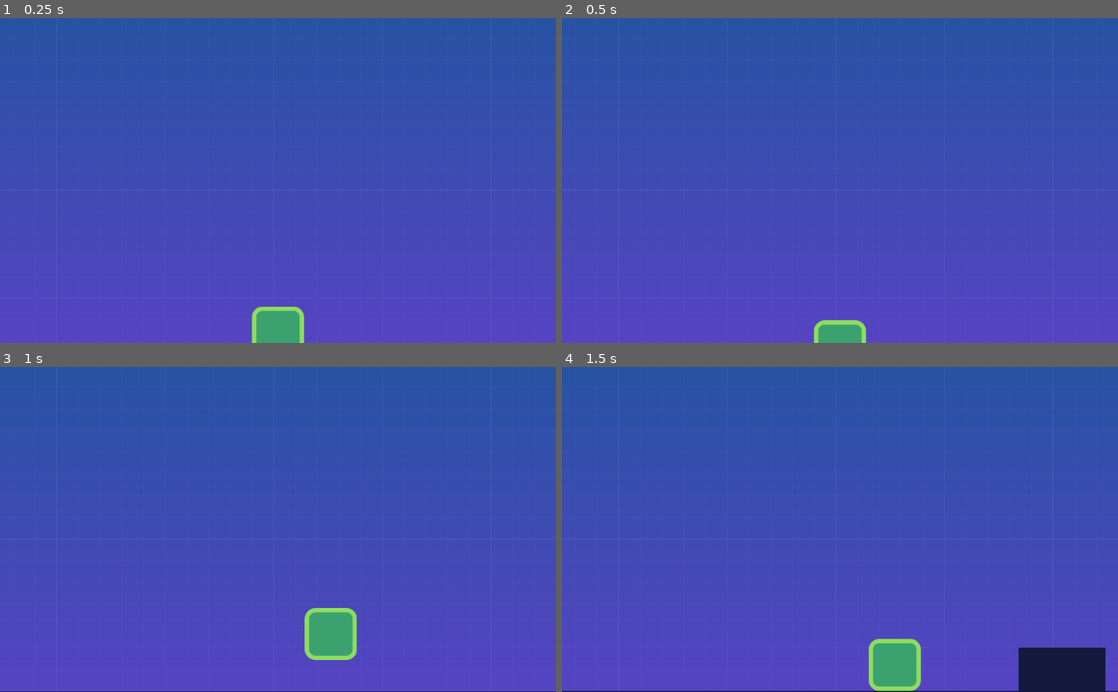
Above: before the commit, frames 1-4 (two rows, left to right).
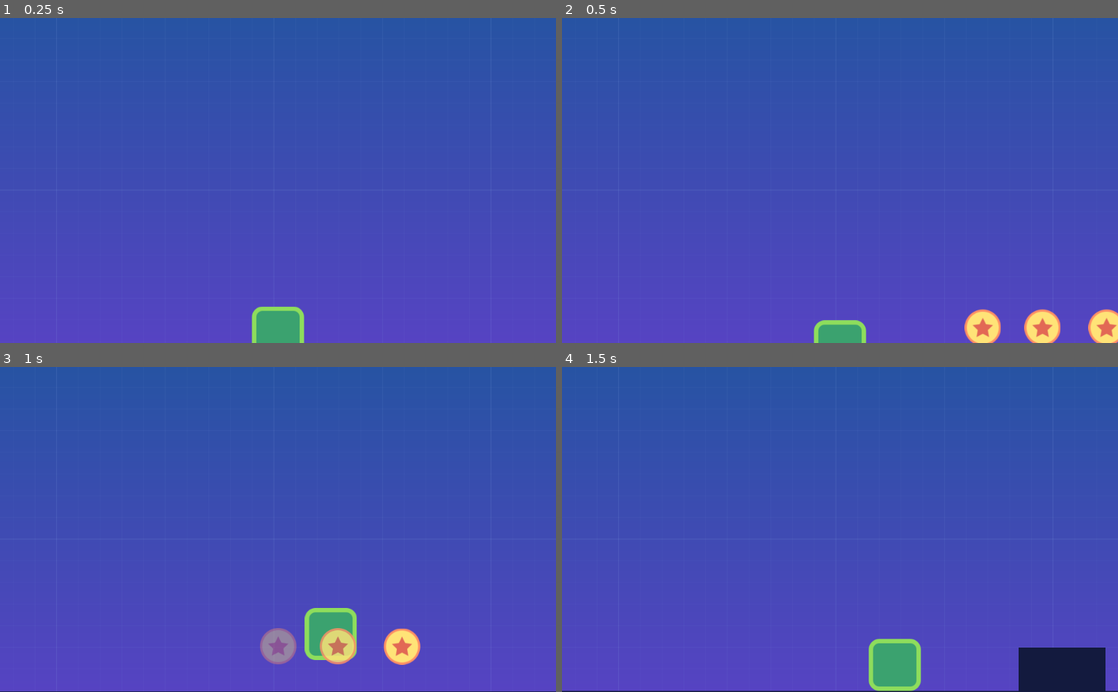
Above: after the commit, the same moments.

Repository: karliesanders/Platformer2
Game: Godot game, scene res://src/LevelTemp.tscn
Two runs of this game, one before a commit and one after it. Both use one fixed random seed, a clock stepped at 60 frames per second and the inputs below. This scene is started directly instead of the project's main scene.
Inputs:
- Up to frame 1 (0.25 s): no input
- Up to frame 2 (0.5 s): no input
- Up to frame 3 (1 s): hold Right (move_right) from 0.53 s (still down); tap Up (jump) at 0.77 s
- Up to frame 4 (1.5 s): keep holding Right (move_right)

Frame 1 is identical in both runs. In frame 2, 1.6% of the frame differs, in the area x 72-100%, y 89-100%; in frame 3, 1.8%, in the area x 46-76%, y 80-92%; in frame 4, nothing differs.

Commit message:
coin animation working

Diff:
--- a/src/LevelTemp.tscn
+++ b/src/LevelTemp.tscn
@@ -1,9 +1,10 @@
-[gd_scene load_steps=7 format=2]
+[gd_scene load_steps=8 format=2]
 
 [ext_resource path="res://start-assets/tileset.png" type="Texture" id=1]
 [ext_resource path="res://src/Actors/Enemy.tscn" type="PackedScene" id=2]
 [ext_resource path="res://src/Actors/Player.tscn" type="PackedScene" id=3]
 [ext_resource path="res://start-assets/background.png" type="Texture" id=4]
+[ext_resource path="res://src/Objects/coin.tscn" type="PackedScene" id=5]
 
 [sub_resource type="ConvexPolygonShape2D" id=1]
 points = PoolVector2Array( 0, 0, 80, 0, 80, 80, 0, 80 )
@@ -70,4 +71,13 @@
 [node name="Camera2D" parent="Player" index="2"]
 limit_right = 4562
 
+[node name="Coin" parent="." instance=ExtResource( 5 )]
+position = Vector2( 1275, 966 )
+
+[node name="Coin2" parent="." instance=ExtResource( 5 )]
+position = Vector2( 1385, 966 )
+
+[node name="Coin3" parent="." instance=ExtResource( 5 )]
+position = Vector2( 1503, 966 )
+
 [editable path="Player"]
--- /dev/null
+++ b/src/Objects/coin.gd
@@ -0,0 +1,7 @@
+extends Area2D
+
+onready var anim_player: AnimationPlayer = get_node("AnimationPlayer")
+
+
+func _on_Coin_body_entered(body: Node) -> void:
+	anim_player.play("fade_out")
--- a/src/Objects/coin.tscn
+++ b/src/Objects/coin.tscn
@@ -1,16 +1,84 @@
-[gd_scene load_steps=3 format=2]
+[gd_scene load_steps=6 format=2]
 
 [ext_resource path="res://start-assets/coin.png" type="Texture" id=1]
+[ext_resource path="res://src/Objects/coin.gd" type="Script" id=2]
 
 [sub_resource type="CircleShape2D" id=1]
 radius = 33.0
 
-[node name="coin" type="Area2D"]
+[sub_resource type="Animation" id=2]
+resource_name = "bouncing"
+length = 1.4
+loop = true
+tracks/0/type = "value"
+tracks/0/path = NodePath("coin:position")
+tracks/0/interp = 1
+tracks/0/loop_wrap = true
+tracks/0/imported = false
+tracks/0/enabled = true
+tracks/0/keys = {
+"times": PoolRealArray( 0, 0.9 ),
+"transitions": PoolRealArray( 0.307786, 2.14355 ),
+"update": 0,
+"values": [ Vector2( 0, 10 ), Vector2( 0, -10 ) ]
+}
+tracks/1/type = "value"
+tracks/1/path = NodePath(".:modulate")
+tracks/1/interp = 1
+tracks/1/loop_wrap = true
+tracks/1/imported = false
+tracks/1/enabled = true
+tracks/1/keys = {
+"times": PoolRealArray( 0 ),
+"transitions": PoolRealArray( 1 ),
+"update": 0,
+"values": [ Color( 1, 1, 1, 1 ) ]
+}
+
+[sub_resource type="Animation" id=3]
+resource_name = "fade_out"
+length = 0.6
+tracks/0/type = "value"
+tracks/0/path = NodePath(".:modulate")
+tracks/0/interp = 1
+tracks/0/loop_wrap = true
+tracks/0/imported = false
+tracks/0/enabled = true
+tracks/0/keys = {
+"times": PoolRealArray( 0, 0.3 ),
+"transitions": PoolRealArray( 1, 1 ),
+"update": 0,
+"values": [ Color( 1, 1, 1, 1 ), Color( 1, 1, 1, 0 ) ]
+}
+tracks/1/type = "method"
+tracks/1/path = NodePath(".")
+tracks/1/interp = 1
+tracks/1/loop_wrap = true
+tracks/1/imported = false
+tracks/1/enabled = true
+tracks/1/keys = {
+"times": PoolRealArray( 0.4 ),
+"transitions": PoolRealArray( 1 ),
+"values": [ {
+"args": [  ],
+"method": "queue_free"
+} ]
+}
+
+[node name="Coin" type="Area2D"]
+position = Vector2( 0, 10 )
+collision_layer = 4
+script = ExtResource( 2 )
 
 [node name="coin" type="Sprite" parent="."]
+position = Vector2( 0, 10 )
 texture = ExtResource( 1 )
 
 [node name="CollisionShape2D" type="CollisionShape2D" parent="."]
 shape = SubResource( 1 )
 
 [node name="AnimationPlayer" type="AnimationPlayer" parent="."]
+autoplay = "bouncing"
+anims/bouncing = SubResource( 2 )
+anims/fade_out = SubResource( 3 )
+[connection signal="body_entered" from="." to="." method="_on_Coin_body_entered"]
